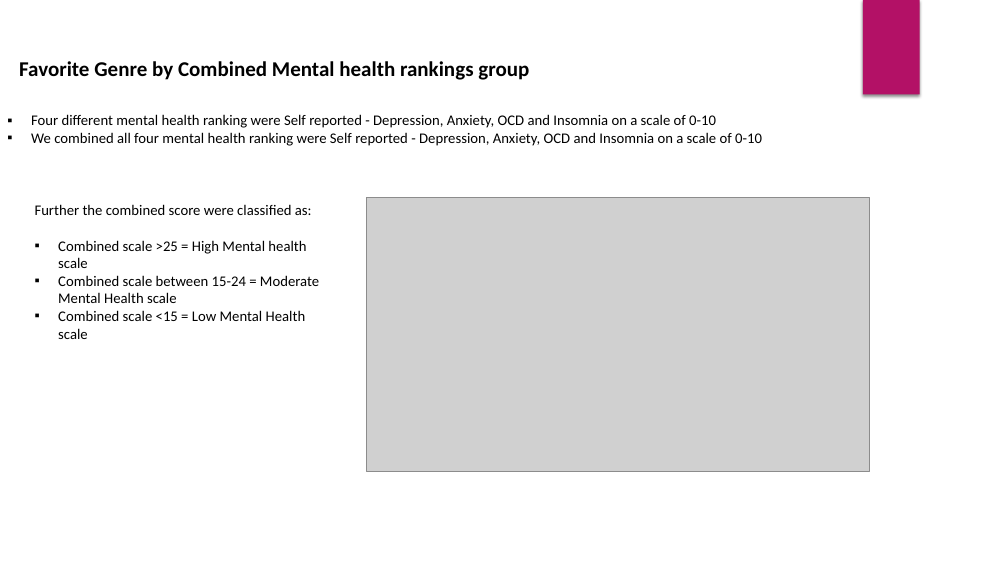
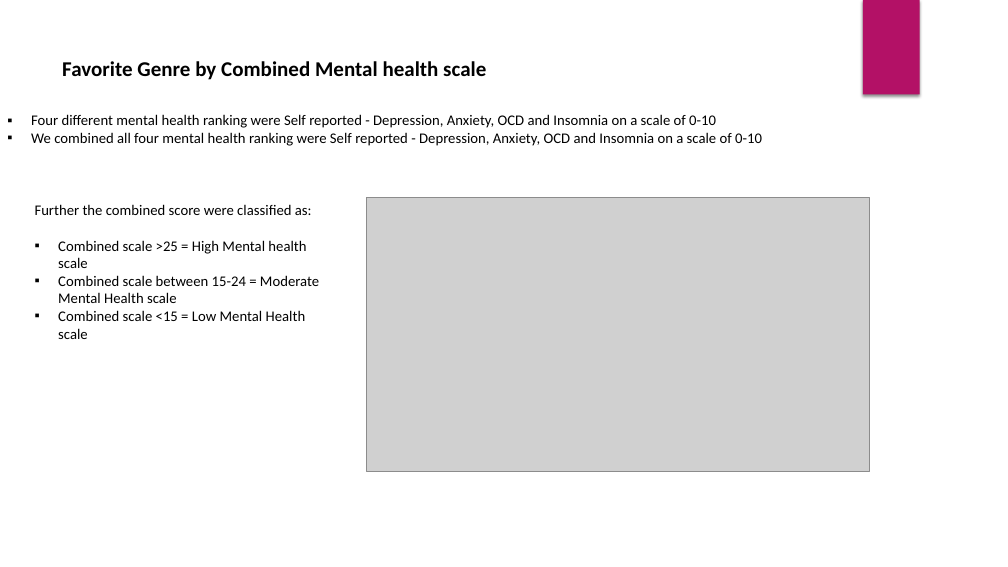
Before and after one commit to acosta109/Project-1, a slide deck: slide 13 of Music and Mental Health - Consolidated.pptx. Drawn at 1008x567 pixels with LibreOffice and Linux fonts; fonts in the diff are those of the drawing; grey boxes stand for pictures. Boxes give left, top, right and bottom in pixels: in the first picture for what was removed or moved away, otherwise in the second. Text is boxed around its words. In the diff, an @@ line names an element or a change of style, - is before the commit and + after.

Commit message:
I added our final ppt

```diff
--- a/Music and Mental Health - Consolidated.pptx
+++ b/Music and Mental Health - Consolidated.pptx
@@ text at [62, 61, 486, 80]: text changed @@
-Favorite Genre by Combined Mental health rankings group
+Favorite Genre by Combined Mental health scale
```
Also in this commit, not shown: 2 other files.
